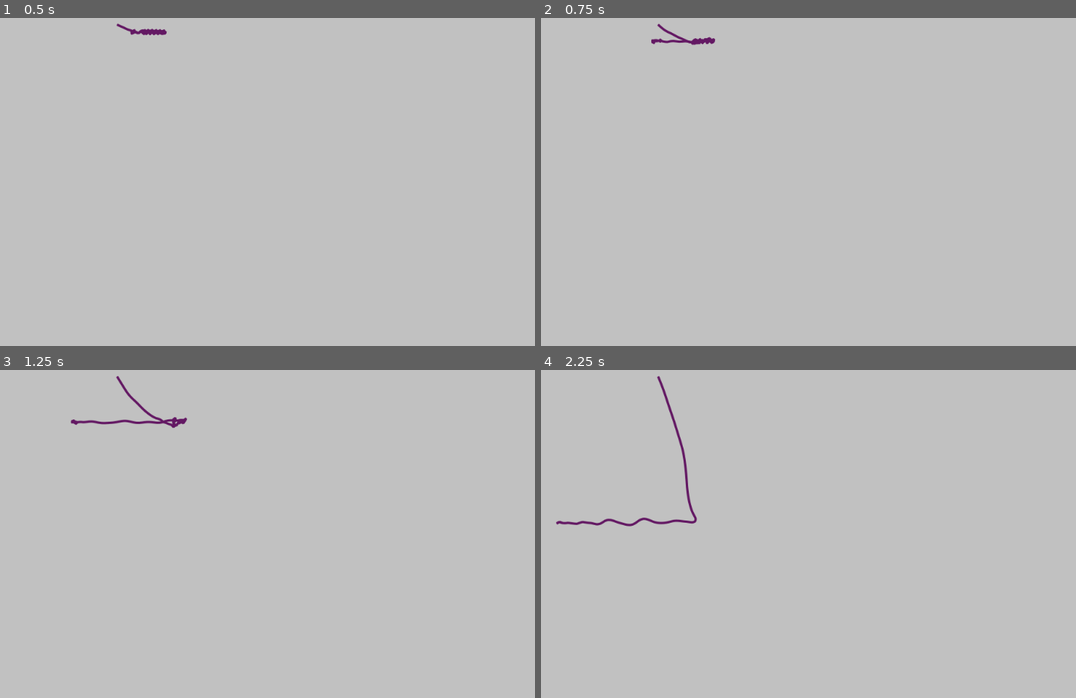
Above: before the commit, frames 1-4 (two rows, left to right).
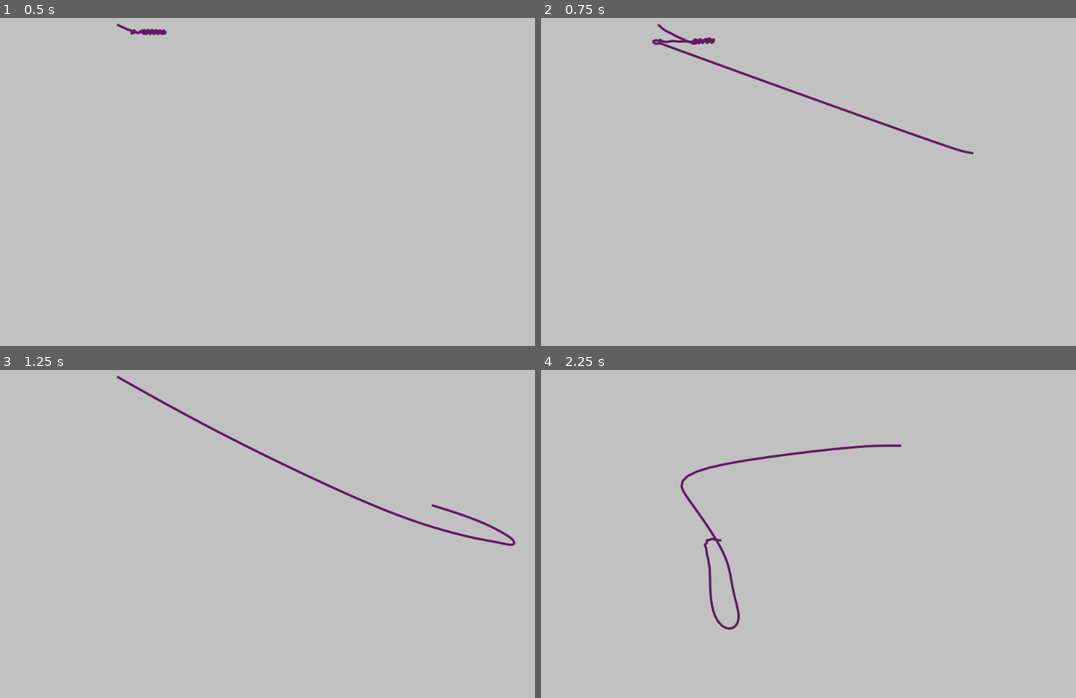
Above: after the commit, the same moments.

Repository: ivanchi88/simple-rope-godot
Game: Godot game, scene res://Scenes/World.tscn
The game is run twice, just before and just after one commit, with the same random seed, the same clock (stepped at 60 frames per second) and the same inputs.
Inputs (mouse positions are in pixels of both pictures, inside the frame that each line leads up to):
- Up to frame 1 (0.5 s): no input
- Up to frame 2 (0.75 s): move the mouse to (974, 152) at 0.52 s; click (974, 152) at 0.67 s
- Up to frame 3 (1.25 s): no input
- Up to frame 4 (2.25 s): move the mouse to (722, 540) at 1.27 s; click (722, 540) at 1.42 s; move the mouse to (899, 445) at 2.02 s; click (899, 445) at 2.17 s

Frame 1 is identical in both runs. In frame 2, 0.6% of the frame differs, in the area x 20-81%, y 6-42%; in frame 3, 1.3%; in frame 4, 1.3%, in the area x 2-68%, y 1-80%.

Commit message:
Added the ability to move the rope by clicking on the screen

Diff:
--- a/Scripts/Rope.gd
+++ b/Scripts/Rope.gd
@@ -13,6 +13,8 @@
 
 const initialPosition = Vector2(200, 50)
 
+var firstPosition = initialPosition
+var secondPosition = null
 
 # Called when the node enters the scene tree for the first time.
 func _ready():
@@ -60,7 +62,11 @@
 			particlesPosition[i] = x1 + (distance * 0.5 * diff)
 			particlesPosition[i + 1] = x2 - (distance * 0.5 * diff)
 
-		particlesPosition[0] = Vector2(initialPosition.x, initialPosition.y)
+		particlesPosition[0] = firstPosition
+
+		if(secondPosition != null) :
+			particlesPosition[-1] = secondPosition
+
 
 
 func _draw():
@@ -75,6 +81,15 @@
 func _process(_delta):
 	update()
 
+func _input(event):
+	# Mouse in viewport coordinates.
+	if event is InputEventMouseButton && event.is_pressed():
+		if(secondPosition == null) :
+			secondPosition = event.position
+		else:
+			firstPosition = event.position
+			secondPosition = null
+
 
 # Called every frame. 'delta' is the elapsed time since the previous frame.
 #func _process(delta):
